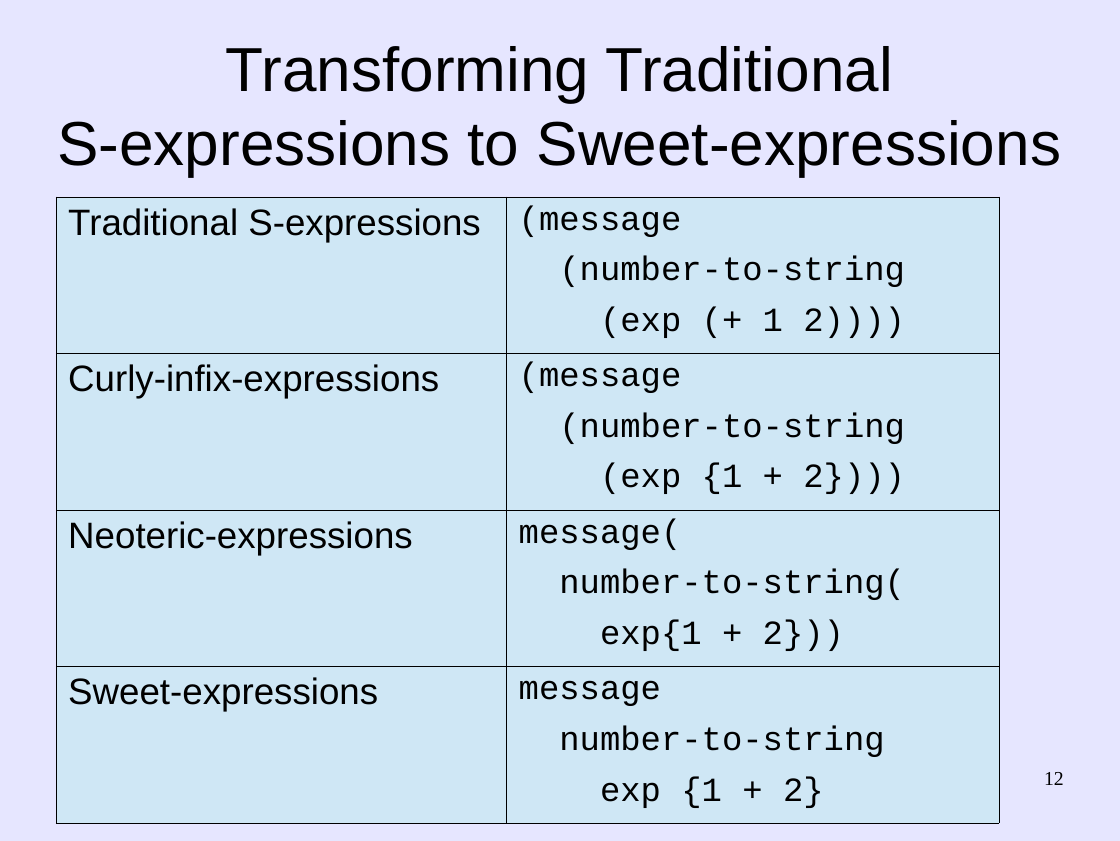
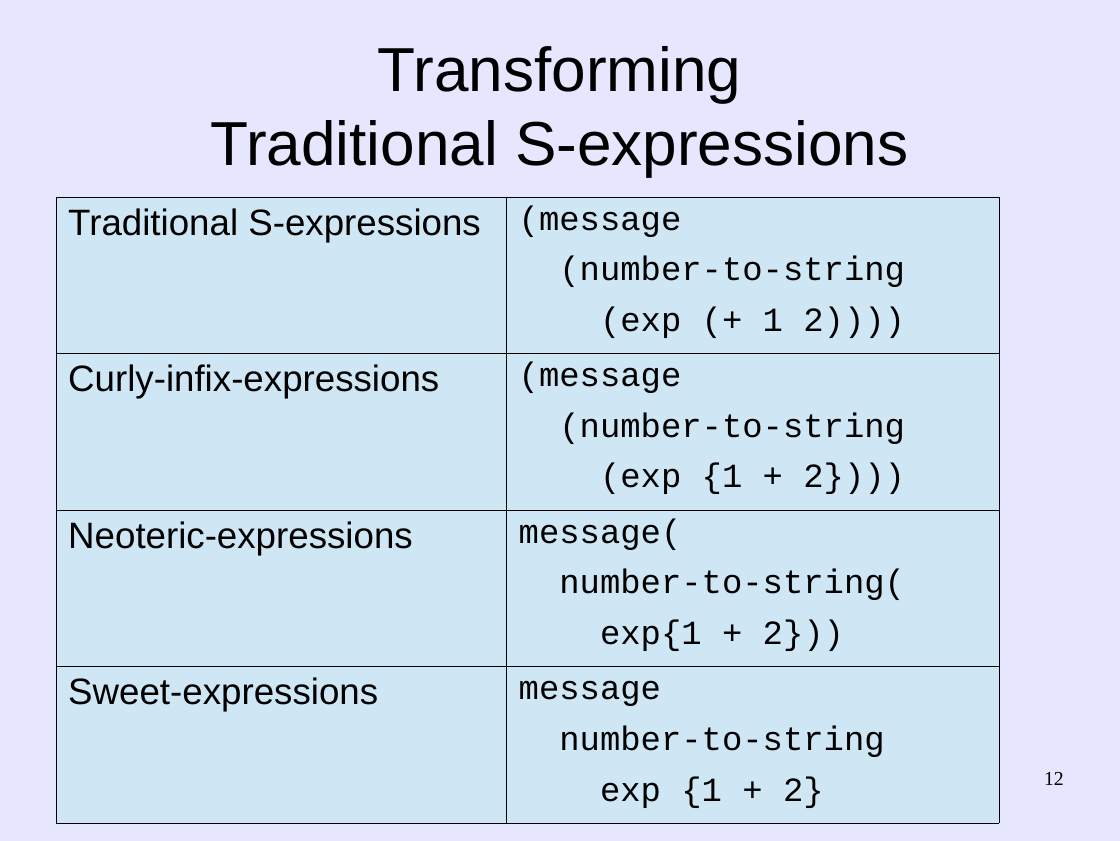
Before and after one commit to martin12333/Readable-Lisp-S-expressions, a slide deck: slide 12 of readable-s-expressions.odp. Drawn at 1120x841 pixels with LibreOffice and Linux fonts; fonts in the diff are those of the drawing. Boxes give left, top, right and bottom in pixels: in the first picture for what was removed or moved away, otherwise in the second. Text is boxed around its words. In the diff, an @@ line names an element or a change of style, - is before the commit and + after.

Commit message:
readable-s-expressions.odp: Refine presentation, new initial $ semantic

```diff
--- a/readable-s-expressions.odp
+++ b/readable-s-expressions.odp
@@ title at box(210, 46, 908, 177): text changed @@
-Transforming Traditional
-S-expressions to Sweet-expressions
+Transforming
+Traditional S-expressions
```
Also in this commit, not shown: 8 other slides changed.
